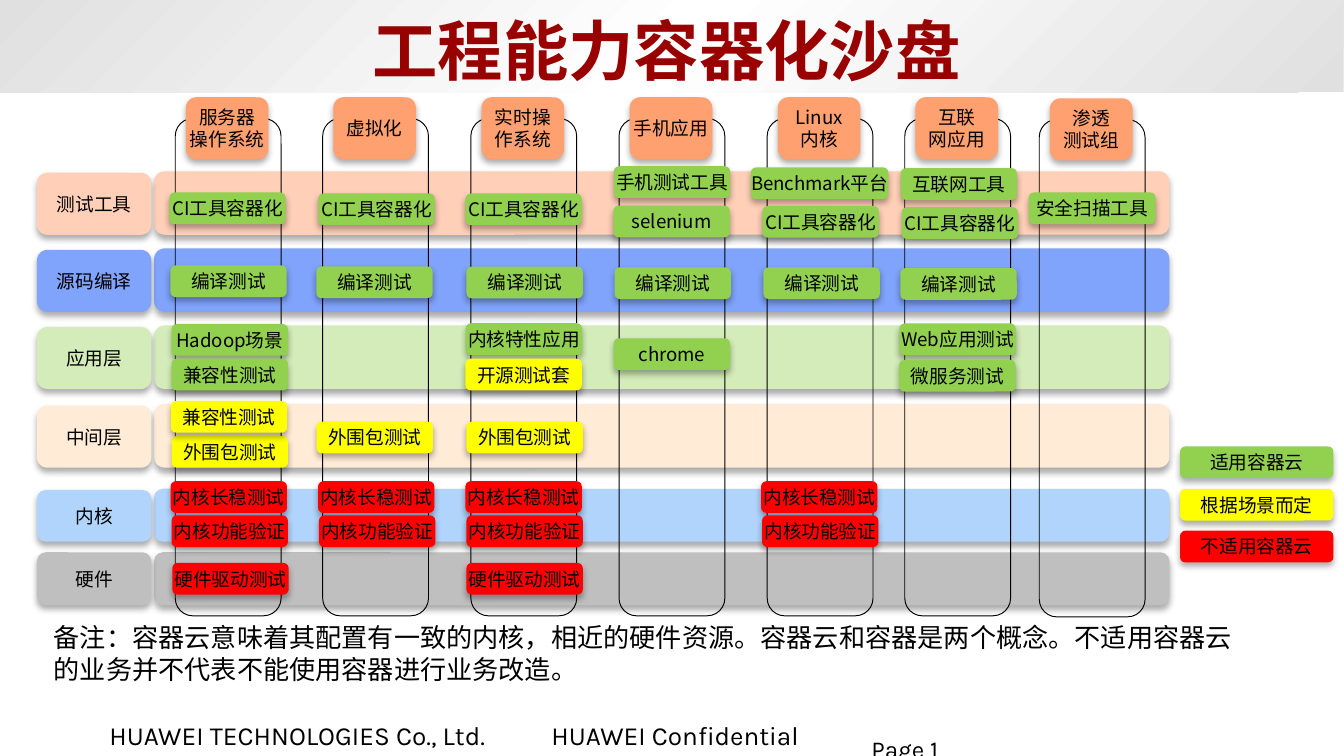
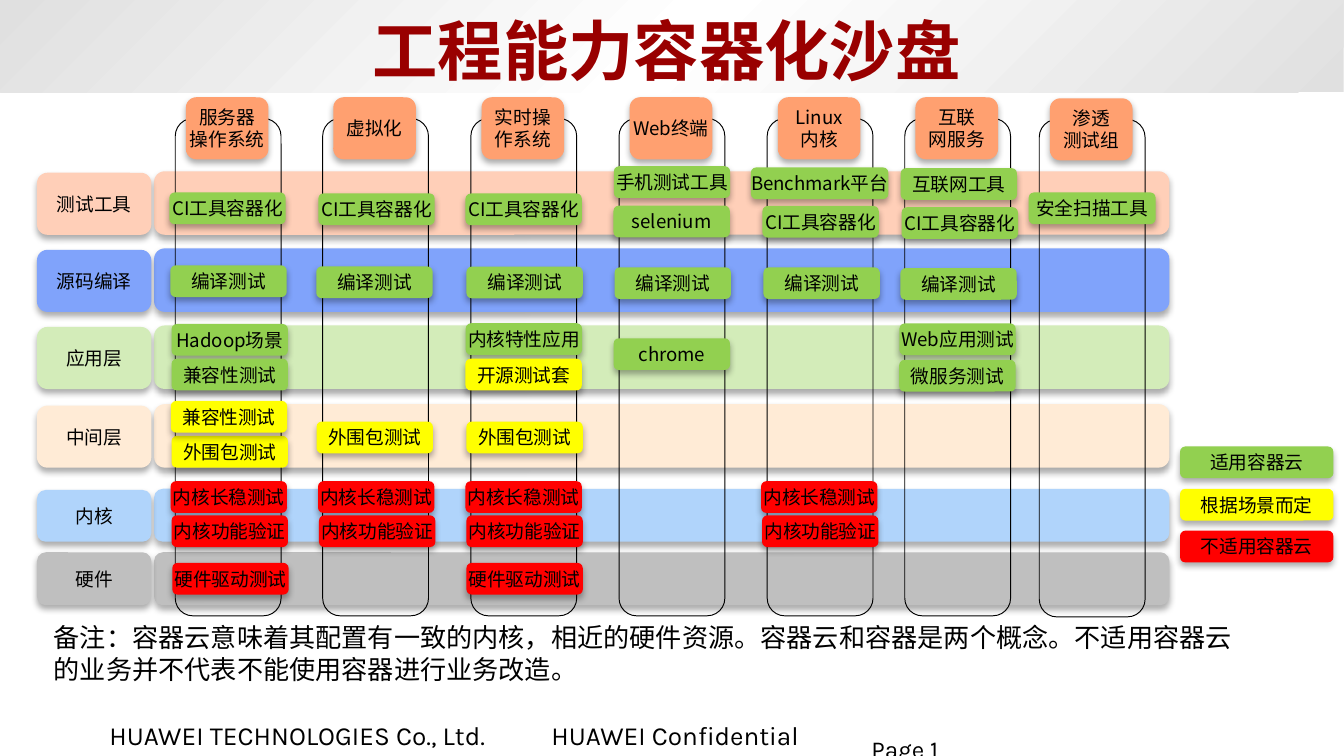
Before and after one commit to pleasureman/testimprovement, a slide deck: slide 1 of article/how_to_improve_software_testing_capablity_by_container/工程能力容器化沙盘.pptx. Drawn at 1344x756 pixels with LibreOffice and Linux fonts; fonts in the diff are those of the drawing; background and template pictures are left out. Boxes give left, top, right and bottom in pixels: in the first picture for what was removed or moved away, otherwise in the second. Text is boxed around its words. In the diff, an @@ line names an element or a change of style, - is before the commit and + after.

```diff
--- a/article/how_to_improve_software_testing_capablity_by_container/工程能力容器化沙盘.pptx
+++ b/article/how_to_improve_software_testing_capablity_by_container/工程能力容器化沙盘.pptx
@@ text in rounded rectangle at [633,119,708,137]: text changed @@
-手机应用
+Web终端
@@ text in rounded rectangle at [929,108,985,148]: text changed @@
-互联
-网应用
+互联
+网服务
```
